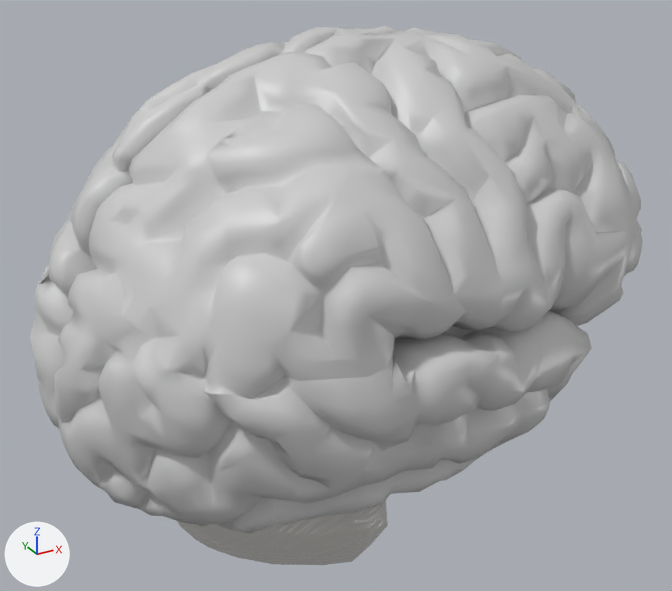
An edit to the COLLADA model public/models/brain.dae, drawn before and after from the same camera.
Camera for both pictures: a 50 mm camera at (-0.1222, -0.2157, 0.1037) aimed at (-0.0087, -0.0095, 0.0006). Arrows for +X, +Y and +Z are at lower left; the lights stay in place. Where no turn or scale is listed for an object, it has been applied to the vertices.

Objects in the first picture: 'ID128', 'ID134', 'ID154', 'ID160', 'ID168', 'ID180', 'ID238', 'ID6'.
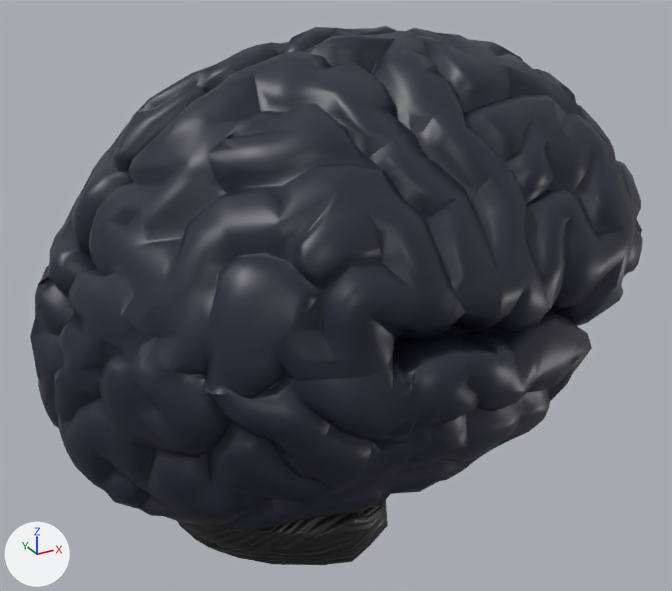
Changed parts and their boxes [x1, y1, x2, y2] in the pictures (672 x 591 px):
'ID168', recoloured: [89, 51, 503, 399] in both
'ID128', recoloured: [303, 31, 643, 331] in both
'ID154', recoloured: [54, 269, 330, 534] in both
'ID238', recoloured: [272, 311, 592, 526] in both
'ID180', recoloured: [65, 42, 288, 256] in both
'ID6', recoloured, surface changed: [177, 500, 388, 565] in both
'ID160', recoloured: [30, 221, 97, 428] in both
'ID134', recoloured: [281, 26, 467, 54] in both

Patch to the scene script:
```diff
--- a/public/models/brain.dae.py
+++ b/public/models/brain.dae.py
@@ mat_mat_1 @@
 mat_mat_1.roughness = 0.36
-mat_mat_1.emission_color = (0.155, 0.155, 0.155)  # dark grey #6e6e6e
-mat_mat_1.emission_strength = 1.0
@@ mat_mat_3 @@
+mat_mat_3 = principled_material('Mat')
+mat_mat_3.base_color = (0.0155, 0.016, 0.0344)  # dark blue #212234
+mat_mat_3.roughness = 0.42
@@ me_id238 @@
 me_id238.from_pydata(...)  # 1462 vertices, 2830 faces; spans x -0.0513..0.0455, y -0.067..-0.002, z -0.0038..0.0443
-me_id238.materials.append(mat_mat)  # light grey #cccccc
+me_id238.materials.append(mat_mat_3)  # dark blue #212234
@@ me_id180 @@
 me_id180.from_pydata(...)  # 1032 vertices, 1901 faces; spans x -0.0728..0.0031, y 0.0012..0.063, z 0.0317..0.0973
-me_id180.materials.append(mat_mat)  # light grey #cccccc
+me_id180.materials.append(mat_mat_3)  # dark blue #212234
@@ me_id168 @@
 me_id168.from_pydata(...)  # 1032 vertices, 1901 faces; spans x -0.0728..0.0031, y -0.063..-0.0012, z 0.0317..0.0973
-me_id168.materials.append(mat_mat)  # light grey #cccccc
+me_id168.materials.append(mat_mat_3)  # dark blue #212234
@@ me_id160 @@
 me_id160.from_pydata(...)  # 705 vertices, 1331 faces; spans x -0.0855..-0.0389, y 0.0001..0.0618, z -0.0066..0.0561
-me_id160.materials.append(mat_mat)  # light grey #cccccc
+me_id160.materials.append(mat_mat_3)  # dark blue #212234
@@ me_id154 @@
 me_id154.from_pydata(...)  # 705 vertices, 1332 faces; spans x -0.0855..-0.0389, y -0.0618..-0.0001, z -0.0066..0.0561
-me_id154.materials.append(mat_mat)  # light grey #cccccc
+me_id154.materials.append(mat_mat_3)  # dark blue #212234
@@ me_id134 @@
 me_id134.from_pydata(...)  # 1636 vertices, 3184 faces; spans x -0.0204..0.0777, y 0.0004..0.0625, z 0.0149..0.0998
-me_id134.materials.append(mat_mat)  # light grey #cccccc
+me_id134.materials.append(mat_mat_3)  # dark blue #212234
@@ me_id128 @@
 me_id128.from_pydata(...)  # 1637 vertices, 3189 faces; spans x -0.0204..0.0777, y -0.0625..-0.0004, z 0.0149..0.0998
-me_id128.materials.append(mat_mat)  # light grey #cccccc
+me_id128.materials.append(mat_mat_3)  # dark blue #212234
```
